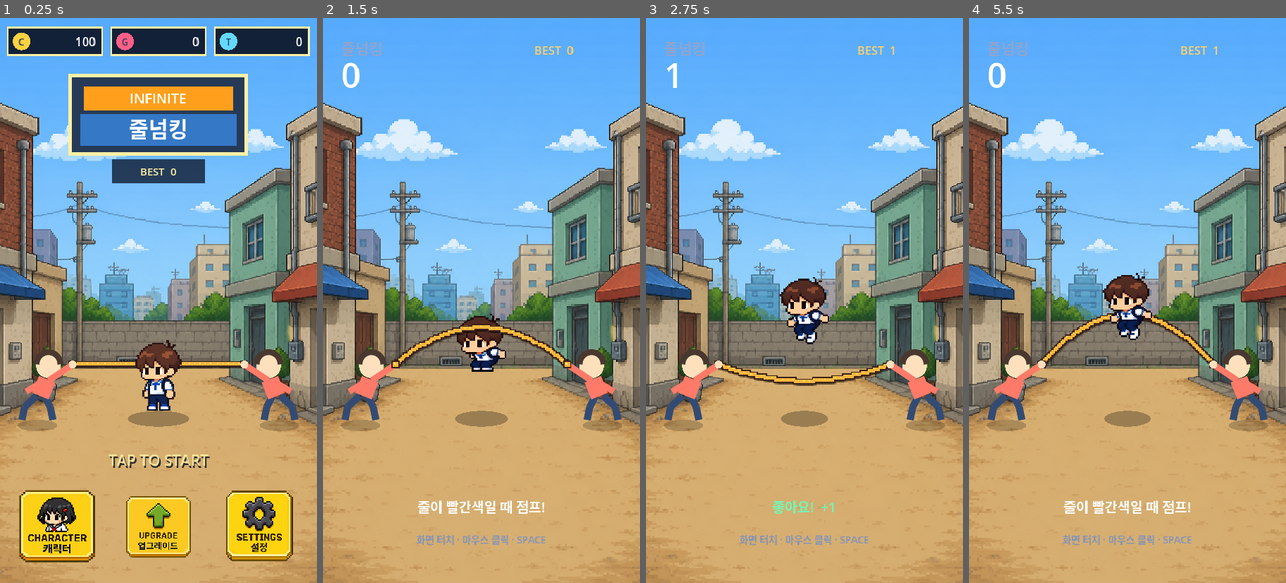
Above: before the commit, frames 1-4 (left to right).
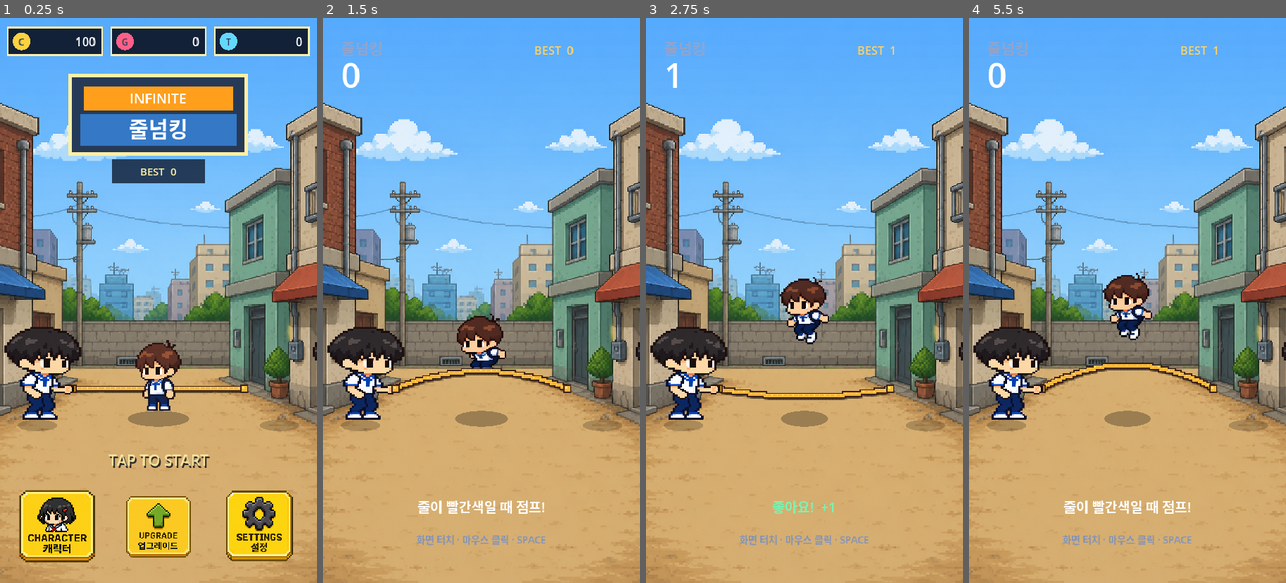
Above: after the commit, the same moments.

Repository: eunchan4490-star/Rope-King
Game: Godot game, scene res://main.tscn
Two runs of this game, one before a commit and one after it. Both use one fixed random seed, a clock stepped at 60 frames per second and the inputs below.
Inputs (mouse positions are in pixels of both pictures, inside the frame that each line leads up to):
- Up to frame 1 (0.25 s): no input
- Up to frame 2 (1.5 s): tap Enter at 0.5 s; move the mouse to (551, 272) at 0.52 s; click (551, 272) at 0.67 s; tap Space (jump) at 0.77 s; move the mouse to (418, 328) at 1.27 s; click (418, 328) at 1.42 s
- Up to frame 3 (2.75 s): tap Space (jump) at 1.52 s; move the mouse to (836, 176) at 2.02 s; click (836, 176) at 2.17 s
- Up to frame 4 (5.5 s): move the mouse to (1111, 413) at 2.77 s; click (1111, 413) at 2.92 s; tap Space (jump) at 3.02, 3.77, 4.52, 5 s; move the mouse to (1222, 385) at 3.52 s; click (1222, 385) at 3.67 s; move the mouse to (1032, 215) at 4.27 s; click (1032, 215) at 4.42 s; move the mouse to (1143, 300) at 5.02 s; click (1143, 300) at 5.17 s

The runs differ from the first frame. In frame 1, 4.3% of the frame differs, in the area x 1-100%, y 54-72%; in frame 2, 4.9%; in frame 3, 4.8%; in frame 4, 4.9%.

Commit message:
Add bowl cut rope turner sprites

Diff:
--- a/scripts/main.gd
+++ b/scripts/main.gd
@@ -6,9 +6,9 @@
 const PLAYER_X := 360.0
 const PLAYER_GROUND_Y := 890.0
 const TURNER_GROUND_Y := 910.0
-const LEFT_HAND := Vector2(165.0, 785.0)
-const RIGHT_HAND := Vector2(555.0, 785.0)
-const ROPE_SWING_RADIUS := 115.0
+const LEFT_HAND := Vector2(165.0, 840.0)
+const RIGHT_HAND := Vector2(555.0, 840.0)
+const ROPE_SWING_RADIUS := 55.0
 const ROPE_CROSSING_ANGLE := 1.15
 const ROPE_PIXEL_GRID := 4.0
 const ROPE_PIXEL_OUTLINE_SIZE := Vector2(14.0, 14.0)
@@ -16,6 +16,7 @@
 const HIT_REVEAL_SECONDS := 0.42
 const CHARACTER_ASSET_ROOT := "res://assets/characters"
 const DEFAULT_BACKGROUND_PATH := "res://assets/backgrounds/neighborhood.png"
+const DEFAULT_TURNER_PATH := "res://assets/turners/bowl_cut_student.png"
 const MENU_CHARACTER_TEXTURE_PATH := "res://assets/ui/menu_character.png"
 const MENU_UPGRADE_TEXTURE_PATH := "res://assets/ui/menu_upgrade.png"
 const MENU_SETTINGS_TEXTURE_PATH := "res://assets/ui/menu_settings.png"
@@ -44,6 +45,8 @@
 @export var player_sprite_ground_offset := Vector2.ZERO
 @export_group("Background")
 @export var background_texture: Texture2D
+@export_group("Rope Turner")
+@export var turner_texture: Texture2D
 @export_group("Menu Button Assets")
 @export var character_button_texture: Texture2D
 @export var upgrade_button_texture: Texture2D
@@ -90,6 +93,7 @@
 var character_names: Dictionary = {}
 var owned_character_ids: Array[String] = []
 var character_page := 0
+var turner_used_region := Rect2()
 
 
 func _ready() -> void:
@@ -104,6 +108,10 @@
 	_load_character_visuals(selected_character_id)
 	if background_texture == null and ResourceLoader.exists(DEFAULT_BACKGROUND_PATH):
 		background_texture = load(DEFAULT_BACKGROUND_PATH) as Texture2D
+	if turner_texture == null and ResourceLoader.exists(DEFAULT_TURNER_PATH):
+		turner_texture = load(DEFAULT_TURNER_PATH) as Texture2D
+	if turner_texture != null:
+		turner_used_region = _texture_used_region(turner_texture)
 	if character_button_texture == null and ResourceLoader.exists(MENU_CHARACTER_TEXTURE_PATH):
 		character_button_texture = load(MENU_CHARACTER_TEXTURE_PATH) as Texture2D
 	if upgrade_button_texture == null and ResourceLoader.exists(MENU_UPGRADE_TEXTURE_PATH):
@@ -480,6 +488,14 @@
 
 
 func _draw_turner(feet: Vector2, faces_left: bool) -> void:
+	if turner_texture != null and turner_used_region.size.x > 0.0:
+		_draw_shadow_ellipse(feet + Vector2(0, 13), Vector2(45, 13), Color(0, 0, 0, 0.2))
+		var sprite_size := Vector2(175.0, 210.0)
+		var sprite_rect := Rect2(feet + Vector2(-75.0, -sprite_size.y), sprite_size)
+		if faces_left:
+			sprite_rect = Rect2(feet + Vector2(75.0, -sprite_size.y), Vector2(-sprite_size.x, sprite_size.y))
+		draw_texture_rect_region(turner_texture, sprite_rect, turner_used_region)
+		return
 	var direction := -1.0 if faces_left else 1.0
 	_draw_shadow_ellipse(feet + Vector2(0, 13), Vector2(45, 13), Color(0, 0, 0, 0.2))
 	# Bent knees and a forward-leaning torso keep the turners low like real helpers.
Binary file added: assets/turners/bowl_cut_student.png
Not shown, added: assets/turners/bowl_cut_student.png.import
